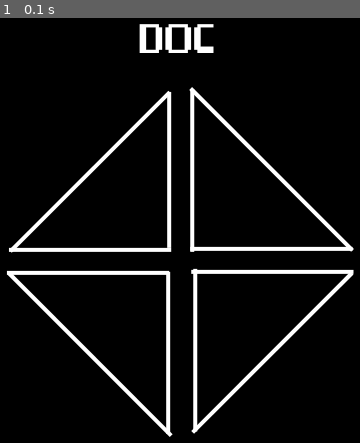
Above: before the commit, frame 1.
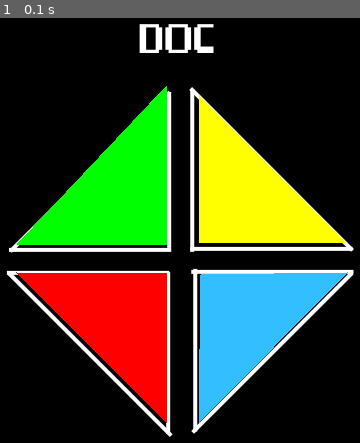
Above: after the commit, the same moment.

Repository: DanielMarcoD/DOC_PYGAME
Game: pygame game, started from DOC.py
Same seed, same stepped clock (60 frames per second), same inputs: the game is played once before the commit and once after it.
Inputs:
- Up to frame 1 (0.1 s): no input

The runs differ from the first frame. In frame 1, 30% of the frame differs, in the area x 4-97%, y 16-96%.

Commit message:
Testando imagem com as formas

Diff:
--- a/DOC.py
+++ b/DOC.py
@@ -22,6 +22,13 @@
 vermelha = pygame.draw.polygon(tela_inicial, VERMELHO, ((80, 345), (230, 346), (230, 495)))
 azul = pygame.draw.polygon(tela_inicial, AZUL, ((411, 345), (265, 347), (263, 495)))
 
+verde_light = {'cor': VERDE, 'posicao': ((81, 317), (230, 317), (230, 169))}
+amarelo_light = {'cor': AMARELO, 'posicao': ((409, 315), (263, 315), (263, 168))}
+azul_light = {'cor': AZUL, 'posicao': ((411, 345), (264, 346), (263, 495))}
+vermelho_light = {'cor': VERMELHO, 'posicao': ((80, 345), (230, 346), (230, 495))}
+
+colors = [verde_light, amarelo_light, vermelho_light, azul_light]
+
 game = False
 
 tela_inicial.blit(tela_jogo, (0, 30))
@@ -34,6 +41,9 @@
         if evento.type == pygame.QUIT:
             game= False
 
-
+    verde = pygame.draw.polygon(tela_inicial, VERDE, ((81, 317), (230, 317), (230, 159)))
+    amarelo = pygame.draw.polygon(tela_inicial, AMARELO, ((409, 315), (263, 315), (263, 168)))
+    vermelha = pygame.draw.polygon(tela_inicial, VERMELHO, ((80, 345), (230, 346), (230, 495)))
+    azul = pygame.draw.polygon(tela_inicial, AZUL, ((411, 345), (265, 347), (263, 495)))
 
     pygame.display.update()
